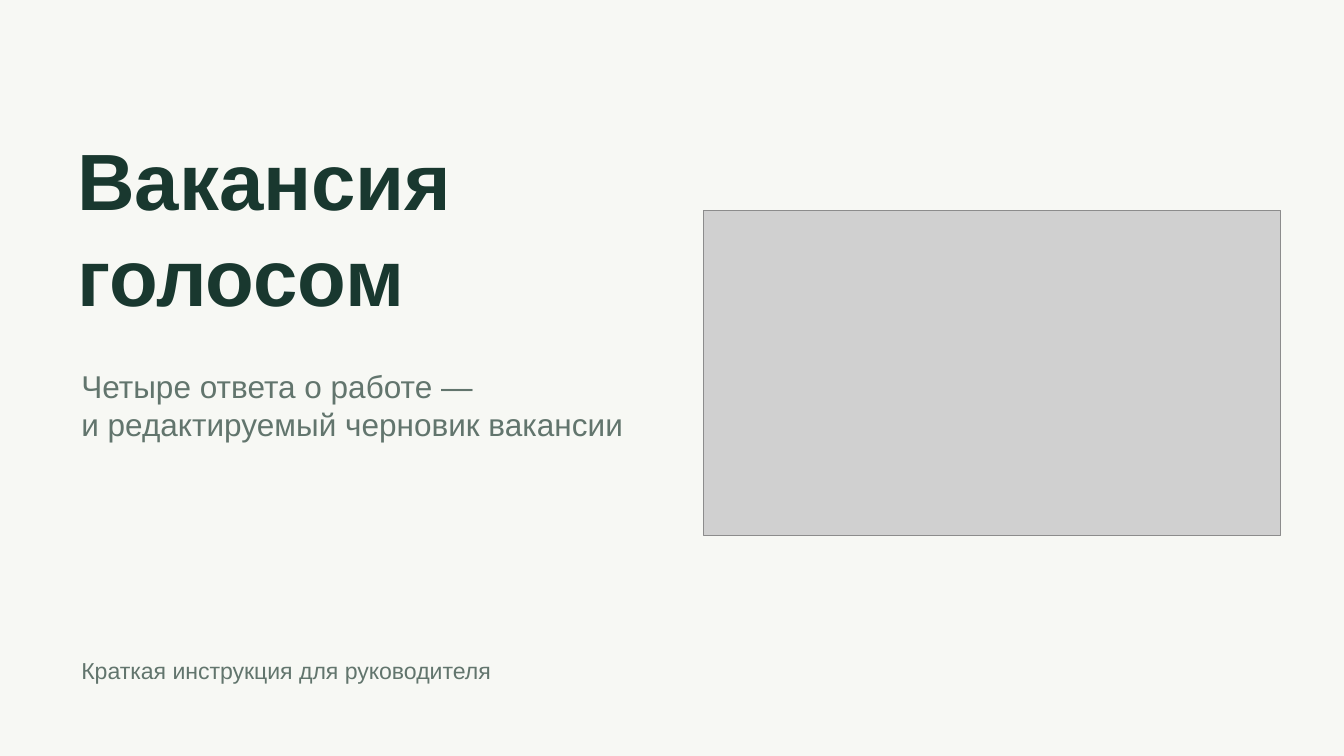
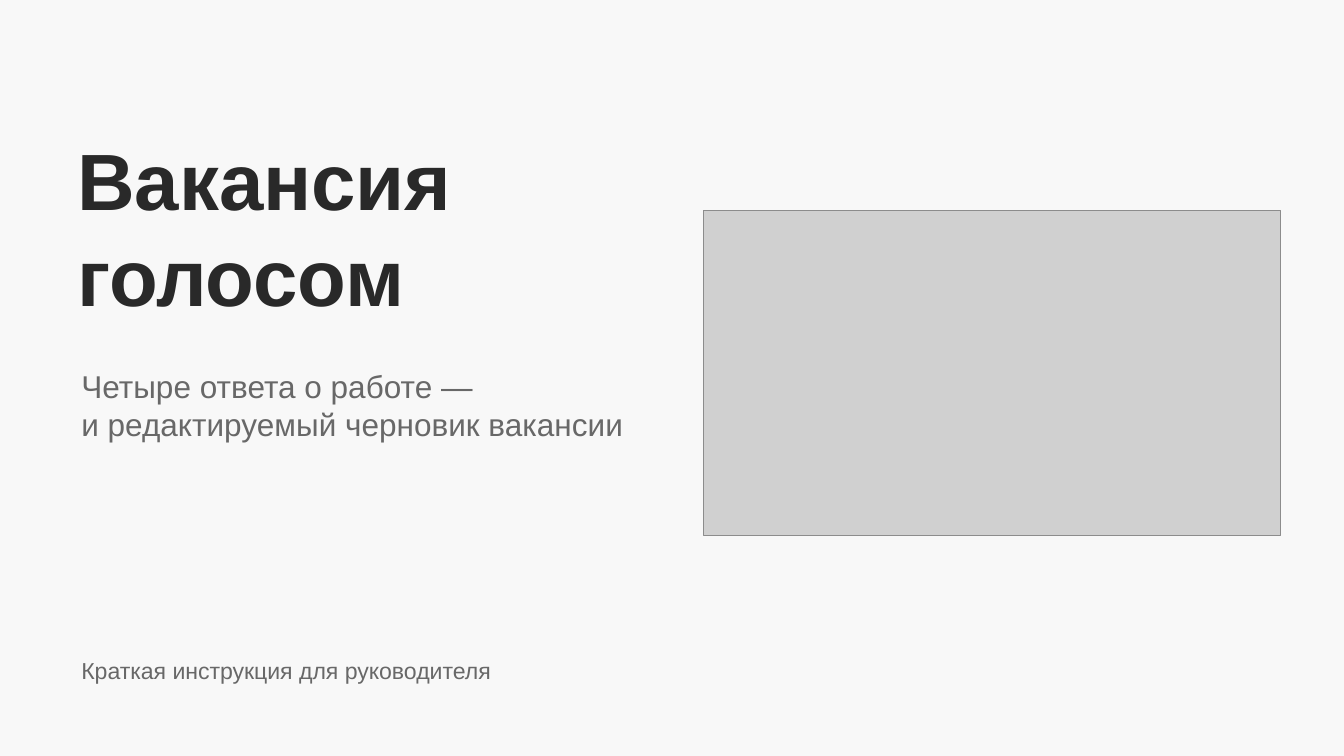
Before and after one commit to deidarkt/vacancy-voice, a slide deck: slide 1 of user-guide.pptx. Drawn at 1344x756 pixels with LibreOffice and Linux fonts; fonts in the diff are those of the drawing; grey boxes stand for pictures. Boxes give left, top, right and bottom in pixels: in the first picture for what was removed or moved away, otherwise in the second. Text is boxed around its words. In the diff, an @@ line names an element or a change of style, - is before the commit and + after.

```diff
--- a/user-guide.pptx
+++ b/user-guide.pptx
@@ background #F7F8F4 to #F8F8F8 @@
@@ text "Вакансия" at box(77, 155, 451, 307): text colour #19382F to #292929 @@
```
Also in this commit, not shown: 4 other slides changed, 4 other files.
